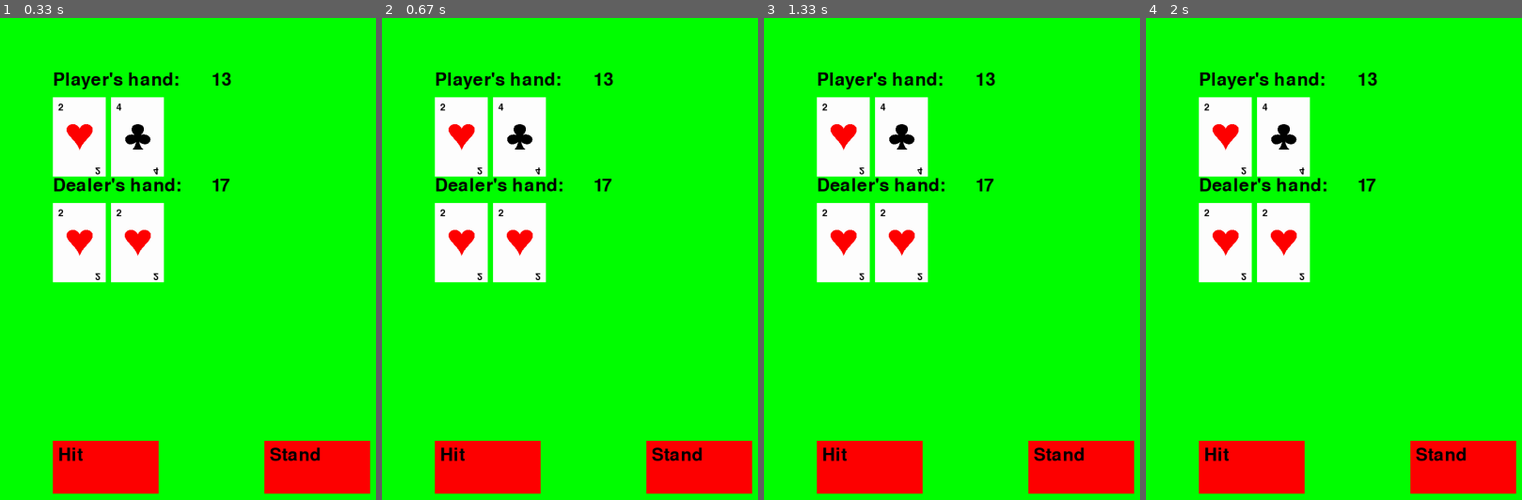
Above: before the commit, frames 1-4 (left to right).
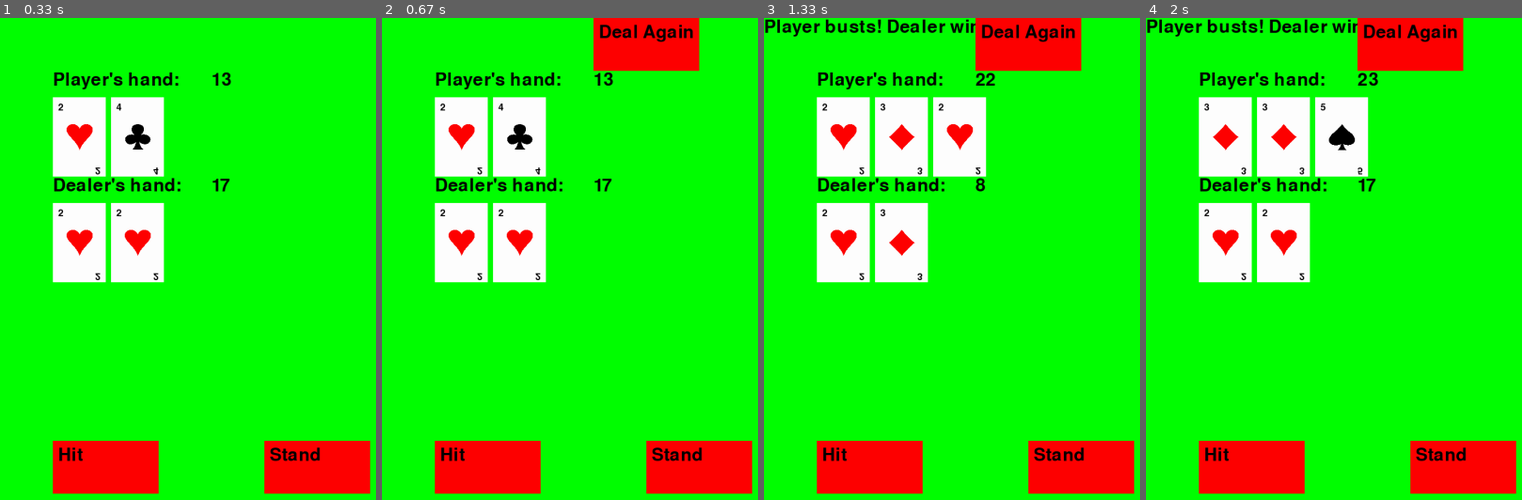
Above: after the commit, the same moments.

Repository: turnertrowbridge/PyGame_Blackjack
Game: pygame game, started from main.py
The game is run twice, just before and just after one commit, with the same random seed, the same clock (stepped at 60 frames per second) and the same inputs.
Inputs (mouse positions are in pixels of both pictures, inside the frame that each line leads up to):
- Up to frame 1 (0.33 s): no input
- Up to frame 2 (0.67 s): click "Stand" at 0.38 s
- Up to frame 3 (1.33 s): click (1027, 42) at 0.72 s, where only the run after the commit has a clickable "Deal Again"; click "Hit" at 1.05 s
- Up to frame 4 (2 s): click (1409, 42) at 1.38 s, where only the run after the commit has a clickable "Deal Again"; click "Hit" at 1.72 s

Frame 1 is identical in both runs. In frame 2, 3.1% of the frame differs, in the area x 56-85%, y 0-12%; in frame 3, 6.9%, in the area x 0-85%, y 0-55%; in frame 4, 6.9%.

Commit message:
Added reset button

Diff:
--- a/game.py
+++ b/game.py
@@ -19,13 +19,17 @@
         for event in pygame.event.get():
             if event.type == pygame.QUIT:
                 return False
-            elif event.type == pygame.MOUSEBUTTONDOWN and not self.game_over:
-                if self.HIT_BUTTON[0] <= event.pos[0] <= (self.HIT_BUTTON[0] + self.HIT_BUTTON[2]) and self.HIT_BUTTON[1] <= event.pos[1] <= (self.HIT_BUTTON[1] + self.HIT_BUTTON[3]):
-                    self.player_hand.append(self.deck.deal_card())
-                elif self.STAND_BUTTON[0] <= event.pos[0] <= (self.STAND_BUTTON[0] + self.STAND_BUTTON[2]) and self.STAND_BUTTON[1] <= event.pos[1] <= (self.STAND_BUTTON[1] + self.STAND_BUTTON[3]):
-                    while self.calculate_total(self.dealer_hand) < 17:
-                        self.dealer_hand.append(self.deck.deal_card())
-                    self.game_over = True
+            elif event.type == pygame.MOUSEBUTTONDOWN:
+                if not self.game_over:
+                    if self.HIT_BUTTON[0] <= event.pos[0] <= (self.HIT_BUTTON[0] + self.HIT_BUTTON[2]) and self.HIT_BUTTON[1] <= event.pos[1] <= (self.HIT_BUTTON[1] + self.HIT_BUTTON[3]):
+                        self.player_hand.append(self.deck.deal_card())
+                    elif self.STAND_BUTTON[0] <= event.pos[0] <= (self.STAND_BUTTON[0] + self.STAND_BUTTON[2]) and self.STAND_BUTTON[1] <= event.pos[1] <= (self.STAND_BUTTON[1] + self.STAND_BUTTON[3]):
+                        while self.calculate_total(self.dealer_hand) < 17:
+                            self.dealer_hand.append(self.deck.deal_card())
+                        self.game_over = True
+                if self.game_over:
+                    if 400 <= event.pos[0] <= 600 and 0 <= event.pos[1] <= 100:
+                        self.reset_game()
         return True
 
     def update(self):
@@ -65,6 +69,9 @@
                 draw_text(self.screen, self.font, "Player wins!", 0, 0)
             elif dealer_total == 21:
                 draw_text(self.screen, self.font, "Dealer wins!", 0, 0)
+            # Draw button to deal new hand
+            draw_button(self.screen, self.font,
+                        "Deal Again", 400, 0, 200, 100)
 
         pygame.display.flip()
 
@@ -83,3 +90,9 @@
             total -= 10
             aces -= 1
         return total
+
+    def reset_game(self):
+        self.deck = Deck()
+        self.player_hand = [self.deck.deal_card(), self.deck.deal_card()]
+        self.dealer_hand = [self.deck.deal_card(), self.deck.deal_card()]
+        self.game_over = False
